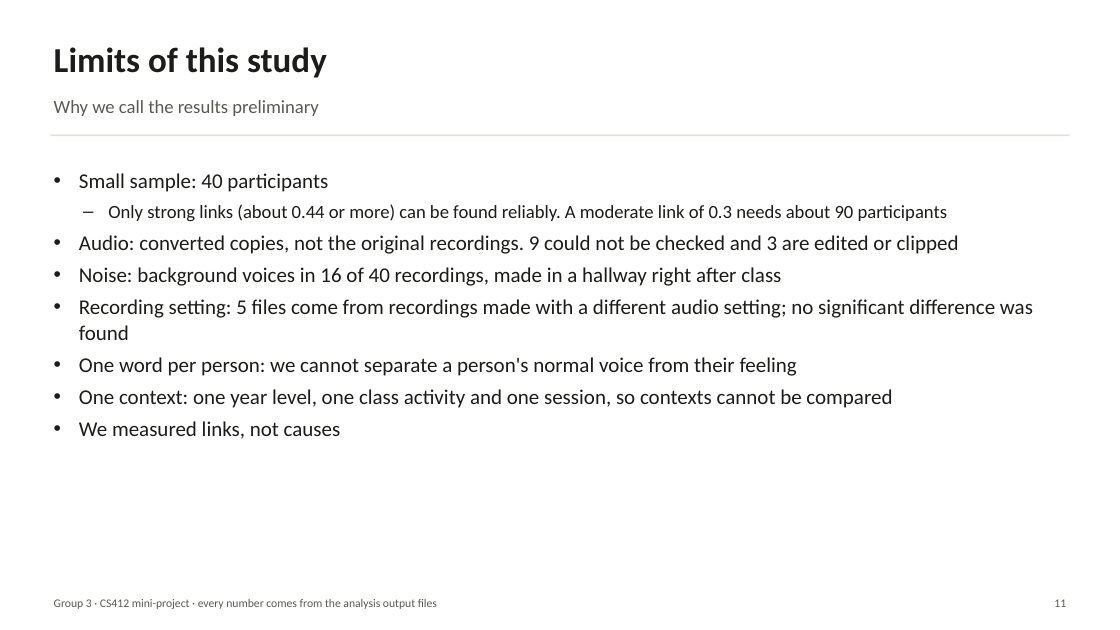
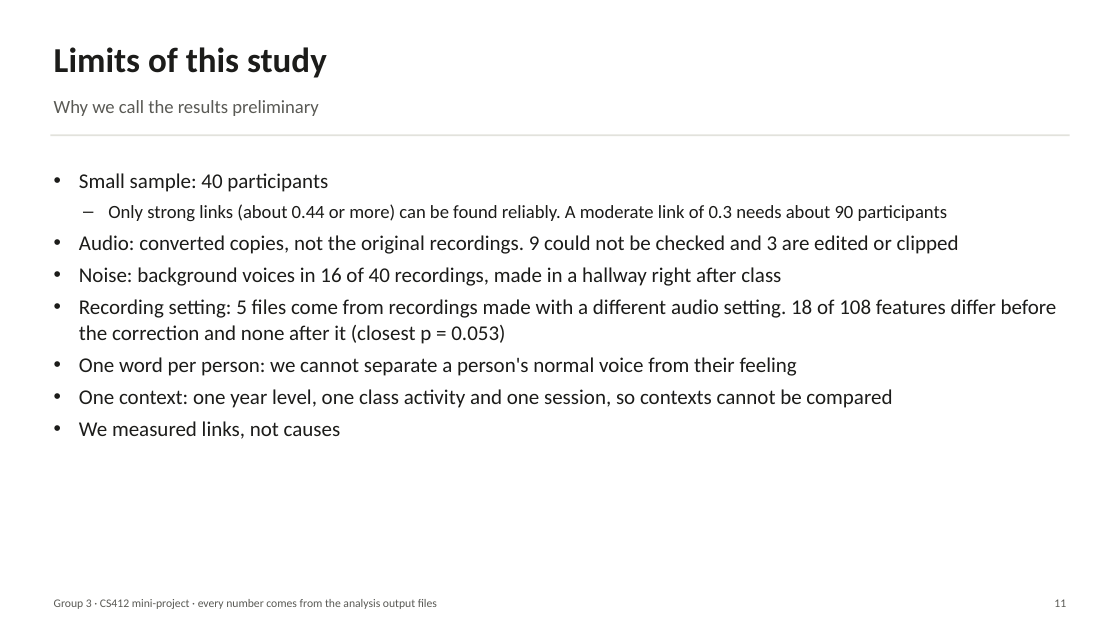
Before and after one commit to everyonehatesralph/AC_miniproject, a slide deck: slide 11 of reports/presentation/G3_results_presentation.pptx. Drawn at 1120x630 pixels with LibreOffice and Linux fonts; fonts in the diff are those of the drawing. Boxes give left, top, right and bottom in pixels: in the first picture for what was removed or moved away, otherwise in the second. Text is boxed around its words. In the diff, an @@ line names an element or a change of style, - is before the commit and + after.

```diff
--- a/reports/presentation/G3_results_presentation.pptx
+++ b/reports/presentation/G3_results_presentation.pptx
@@ text at (79,299,1057,344): text changed @@
-• Recording setting: 5 files come from recordings made with a different audio setting; no significant difference was found
+• Recording setting: 5 files come from recordings made with a different audio setting. 18 of 108 features differ before the correction and none after it (closest p = 0.053)
```
Also in this commit, not shown: 14 other files.
